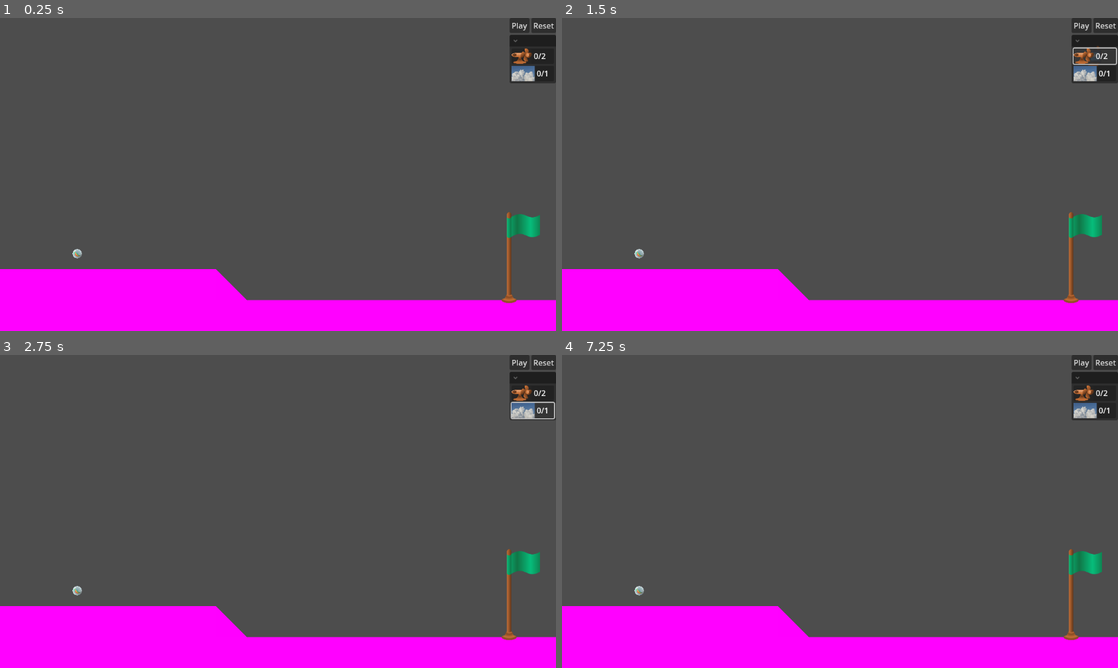
Above: before the commit, frames 1-4 (two rows, left to right).
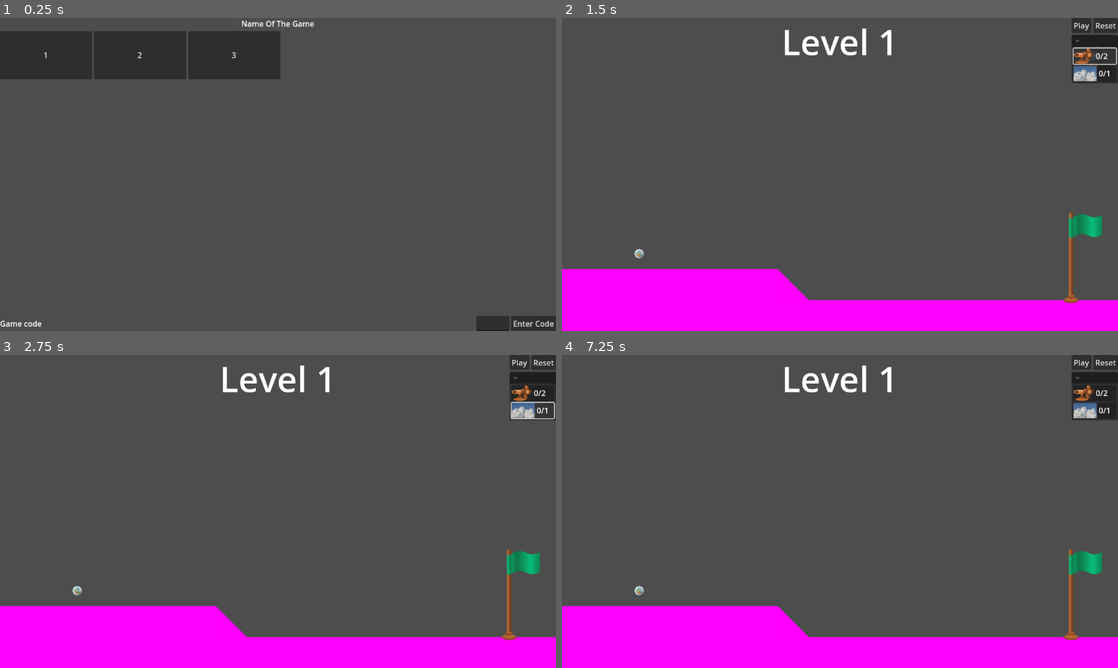
Above: after the commit, the same moments.

Repository: lechaosx/jam-at-fit-vol-2
Game: Godot game, scene res://game.tscn
The game is run twice, just before and just after one commit, with the same random seed, the same clock (stepped at 60 frames per second) and the same inputs. The engine's default icon, where the game draws it, is replaced by a stand-in: a white triangle on a blue panel in a dark square.
Inputs (mouse positions are in pixels of both pictures, inside the frame that each line leads up to):
- Up to frame 1 (0.25 s): no input
- Up to frame 2 (1.5 s): click (606, 55) at 0.5 s, where only the run after the commit has a clickable "1"; click (1095, 55) at 1.27 s
- Up to frame 3 (2.75 s): click (533, 411) at 2.02 s
- Up to frame 4 (7.25 s): click "Play" at 2.75 s; tap Enter at 3.5, 5, 6.5 s; move the mouse to (962, 495) at 3.52 s; click (962, 495) at 3.67 s; tap Space at 4.25, 5.75 s; move the mouse to (728, 527) at 4.27 s; click (728, 527) at 4.42 s; move the mouse to (895, 442) at 5.02 s; click (895, 442) at 5.17 s; move the mouse to (812, 574) at 5.77 s; click (812, 574) at 5.92 s; move the mouse to (1006, 558) at 6.52 s; click (1006, 558) at 6.67 s; tap Escape (pause) at 7.15 s

The runs differ from the first frame. In frame 1, 24% of the frame differs, in the area x 0-100%, y 0-100%; in frame 2, 0.6%; in frame 3, 0.6%; in frame 4, 0.6%.

Commit message:
level selector

Diff:
--- a/godot/UI/editor/editor.gd
+++ b/godot/UI/editor/editor.gd
@@ -7,8 +7,13 @@
 
 @onready var viewport = $SubViewportContainer/SubViewport
 
+var world_scene:PackedScene
+var level_name:String:
+	set(val):
+		level_name = val
+		$LevelName.text = val
+
 var selected_button: ItemPlaceholder
-var world_scene:PackedScene
 var world_instance:Node2D
 var targets_manager:TargetsManager
 var level_placeables: LevelPlaceables
--- a/godot/UI/editor/editor.tscn
+++ b/godot/UI/editor/editor.tscn
@@ -71,5 +71,14 @@
 unique_name_in_owner = true
 layout_mode = 2
 
+[node name="LevelName" type="Label" parent="."]
+layout_mode = 1
+anchors_preset = 10
+anchor_right = 1.0
+offset_bottom = 23.0
+grow_horizontal = 2
+theme_override_font_sizes/font_size = 72
+horizontal_alignment = 1
+
 [connection signal="pressed" from="HBoxContainer/VBoxContainer/HBoxContainer/PlayButton" to="." method="_on_button_pressed"]
 [connection signal="pressed" from="HBoxContainer/VBoxContainer/HBoxContainer/ResetButton" to="." method="_on_reset_button_pressed"]
--- /dev/null
+++ b/godot/UI/level_selector/level_placeholder.gd
@@ -0,0 +1,15 @@
+extends Button
+
+var level_scene:PackedScene
+var idx
+
+signal level_selected(idx:int)
+
+func init(scene:PackedScene, i:int, level_name:String):
+	level_scene = scene
+	idx = i
+	text = level_name
+
+func _on_pressed() -> void:
+	if level_scene:
+		level_selected.emit(idx)
--- /dev/null
+++ b/godot/UI/level_selector/level_placeholder.tscn
@@ -0,0 +1,15 @@
+[gd_scene load_steps=2 format=3 uid="uid://d0nux7prgrt12"]
+
+[ext_resource type="Script" uid="uid://g66t0nn34s7x" path="res://UI/level_selector/level_placeholder.gd" id="1_m1icg"]
+
+[node name="LevelPlaceholder" type="Button"]
+custom_minimum_size = Vector2(0, 100)
+anchors_preset = 15
+anchor_right = 1.0
+anchor_bottom = 1.0
+grow_horizontal = 2
+grow_vertical = 2
+size_flags_horizontal = 3
+script = ExtResource("1_m1icg")
+
+[connection signal="pressed" from="." to="." method="_on_pressed"]
--- /dev/null
+++ b/godot/UI/level_selector/level_selector.gd
@@ -0,0 +1,26 @@
+extends Control
+
+@export var levels:Array[PackedScene]
+@export var level_button: PackedScene
+
+signal level_selected(scene:PackedScene, name:String)
+
+func get_level_name(idx:int):
+	return "Level %d" % (idx + 1)
+
+func get_level_label(idx:int):
+	return "%d" % (idx+1)
+
+func _ready() -> void:
+	for i in levels.size():
+		var level = levels[i]
+		var button = level_button.instantiate()
+		button.init(level, i, get_level_label(i))
+		button.level_selected.connect(_on_level_selected)
+		%LevelsContainer.add_child(button)
+
+func _on_level_selected(idx:int):
+	var scene = levels[idx]
+	var level_name = get_level_name(idx)
+
+	level_selected.emit(scene, level_name)
--- /dev/null
+++ b/godot/UI/level_selector/level_selector.tscn
@@ -0,0 +1,52 @@
+[gd_scene load_steps=6 format=3 uid="uid://dnqwg71fj2o65"]
+
+[ext_resource type="Script" uid="uid://dvtbt3byrhqmd" path="res://UI/level_selector/level_selector.gd" id="1_gbel3"]
+[ext_resource type="PackedScene" uid="uid://d0nux7prgrt12" path="res://UI/level_selector/level_placeholder.tscn" id="2_7lqe8"]
+[ext_resource type="PackedScene" uid="uid://d1s2p8an8gdwp" path="res://levels/level1.tscn" id="2_lqsub"]
+[ext_resource type="PackedScene" uid="uid://57xl70y2gpkh" path="res://levels/level2.tscn" id="3_43r57"]
+[ext_resource type="PackedScene" uid="uid://b2tfjlmda4hgb" path="res://levels/level3.tscn" id="4_a68yj"]
+
+[node name="LevelSelector" type="Control"]
+layout_mode = 3
+anchors_preset = 15
+anchor_right = 1.0
+anchor_bottom = 1.0
+grow_horizontal = 2
+grow_vertical = 2
+script = ExtResource("1_gbel3")
+levels = Array[PackedScene]([ExtResource("2_lqsub"), ExtResource("3_43r57"), ExtResource("4_a68yj")])
+level_button = ExtResource("2_7lqe8")
+
+[node name="VBoxContainer" type="VBoxContainer" parent="."]
+layout_mode = 1
+anchors_preset = 15
+anchor_right = 1.0
+anchor_bottom = 1.0
+grow_horizontal = 2
+grow_vertical = 2
+
+[node name="Label" type="Label" parent="VBoxContainer"]
+layout_mode = 2
+text = "Name Of The Game"
+horizontal_alignment = 1
+
+[node name="LevelsContainer" type="GridContainer" parent="VBoxContainer"]
+unique_name_in_owner = true
+layout_mode = 2
+size_flags_vertical = 3
+columns = 6
+
+[node name="HBoxContainer" type="HBoxContainer" parent="VBoxContainer"]
+layout_mode = 2
+
+[node name="Label" type="Label" parent="VBoxContainer/HBoxContainer"]
+layout_mode = 2
+size_flags_horizontal = 3
+text = "Game code"
+
+[node name="CodeEdit" type="LineEdit" parent="VBoxContainer/HBoxContainer"]
+layout_mode = 2
+
+[node name="EnterCode" type="Button" parent="VBoxContainer/HBoxContainer"]
+layout_mode = 2
+text = "Enter Code"
--- a/godot/UI/pause_menu.gd
+++ b/godot/UI/pause_menu.gd
@@ -2,12 +2,7 @@
 
 signal resumeClicked
 signal quitClicked
-signal resetToEditor
-
-var isInEditor:bool:
-	set(val):
-		$VBoxContainer/RestartButton.visible = !val
-		isInEditor = val
+signal go_to_level_selector
 
 func _on_resume_button_pressed() -> void:
 	resumeClicked.emit()
@@ -17,6 +12,5 @@
 	get_tree().quit()
 
 
-func _on_restart_button_pressed() -> void:
-	resetToEditor.emit()
-	resumeClicked.emit()
+func _on_level_selector_pressed() -> void:
+	go_to_level_selector.emit()
--- a/godot/UI/pause_menu.tscn
+++ b/godot/UI/pause_menu.tscn
@@ -43,15 +43,14 @@
 layout_mode = 2
 text = "Resume"
 
-[node name="RestartButton" type="Button" parent="VBoxContainer"]
-visible = false
+[node name="LevelSelector" type="Button" parent="VBoxContainer"]
 layout_mode = 2
-text = "Back to Editor"
+text = "Go to Level Selector"
 
 [node name="Quit" type="Button" parent="VBoxContainer"]
 layout_mode = 2
 text = "Quit"
 
 [connection signal="pressed" from="VBoxContainer/ResumeButton" to="." method="_on_resume_button_pressed"]
-[connection signal="pressed" from="VBoxContainer/RestartButton" to="." method="_on_restart_button_pressed"]
+[connection signal="pressed" from="VBoxContainer/LevelSelector" to="." method="_on_level_selector_pressed"]
 [connection signal="pressed" from="VBoxContainer/Quit" to="." method="_on_quit_pressed"]
--- a/godot/game.gd
+++ b/godot/game.gd
@@ -3,7 +3,6 @@
 var isPaused = false
 var isInEditor:bool = true:
 	set(amount):
-		$PauseMenu.isInEditor = amount
 		$Editor.visible = amount
 		isInEditor = amount
 
@@ -22,10 +21,12 @@
 func unPause():
 	$PauseMenu.hide()
 	get_tree().paused = false
+	isPaused = false
 
 func pause():
 	$PauseMenu.show()
 	get_tree().paused = true
+	isPaused=true
 
 func process_pause():
 	if !isInEditor:
@@ -36,7 +37,6 @@
 		unPause()
 	else:
 		pause()
-	isPaused = !isPaused
 
 # Called every frame. 'delta' is the elapsed time since the previous frame.
 func _process(_delta: float) -> void:
@@ -44,8 +44,7 @@
 		process_pause()
 
 func _on_pause_menu_resume_clicked() -> void:
-	if isPaused:
-		process_pause()
+	unPause()
 
 func _on_editor_play_clicked(world:Node2D) -> void:
 	isInEditor = false
@@ -58,3 +57,16 @@
 		play_world_instance.hide()
 		remove_world(play_world_instance)
 	isInEditor=true
+
+
+func _on_level_selector_level_selected(scene: PackedScene, level_name: String) -> void:
+		$Editor.set_world(scene)
+		$Editor.level_name = level_name
+		$LevelSelector.hide()
+		$Editor.show()
+
+
+func _on_pause_menu_go_to_level_selector() -> void:
+	$Editor.hide()
+	$LevelSelector.show()
+	unPause()
--- a/godot/game.tscn
+++ b/godot/game.tscn
@@ -1,9 +1,10 @@
-[gd_scene load_steps=5 format=3 uid="uid://cqap1fgfobevr"]
+[gd_scene load_steps=6 format=3 uid="uid://cqap1fgfobevr"]
 
 [ext_resource type="Script" uid="uid://syka4aigomtx" path="res://game.gd" id="1_feb5d"]
 [ext_resource type="PackedScene" uid="uid://d1s2p8an8gdwp" path="res://levels/level1.tscn" id="2_fc0e3"]
 [ext_resource type="PackedScene" uid="uid://bucen7t8kj3h7" path="res://UI/pause_menu.tscn" id="3_feb5d"]
 [ext_resource type="PackedScene" uid="uid://dip5b4oujsda5" path="res://UI/editor/editor.tscn" id="4_fc0e3"]
+[ext_resource type="PackedScene" uid="uid://dnqwg71fj2o65" path="res://UI/level_selector/level_selector.tscn" id="5_7jktm"]
 
 [node name="Game" type="Node"]
 process_mode = 3
@@ -24,6 +25,9 @@
 render_target_update_mode = 4
 
 [node name="Editor" parent="." instance=ExtResource("4_fc0e3")]
+visible = false
+
+[node name="LevelSelector" parent="." instance=ExtResource("5_7jktm")]
 
 [node name="PauseMenu" parent="." instance=ExtResource("3_feb5d")]
 visible = false
@@ -36,5 +40,6 @@
 size_flags_vertical = 4
 
 [connection signal="playClicked" from="Editor" to="." method="_on_editor_play_clicked"]
-[connection signal="resetToEditor" from="PauseMenu" to="." method="_on_pause_menu_reset_to_editor"]
+[connection signal="level_selected" from="LevelSelector" to="." method="_on_level_selector_level_selected"]
+[connection signal="go_to_level_selector" from="PauseMenu" to="." method="_on_pause_menu_go_to_level_selector"]
 [connection signal="resumeClicked" from="PauseMenu" to="." method="_on_pause_menu_resume_clicked"]
Not shown, added: godot/UI/level_selector/level_placeholder.gd.uid
Not shown, added: godot/UI/level_selector/level_selector.gd.uid
Not shown: 1 places in godot/UI/theme.tres that only renumber resources
